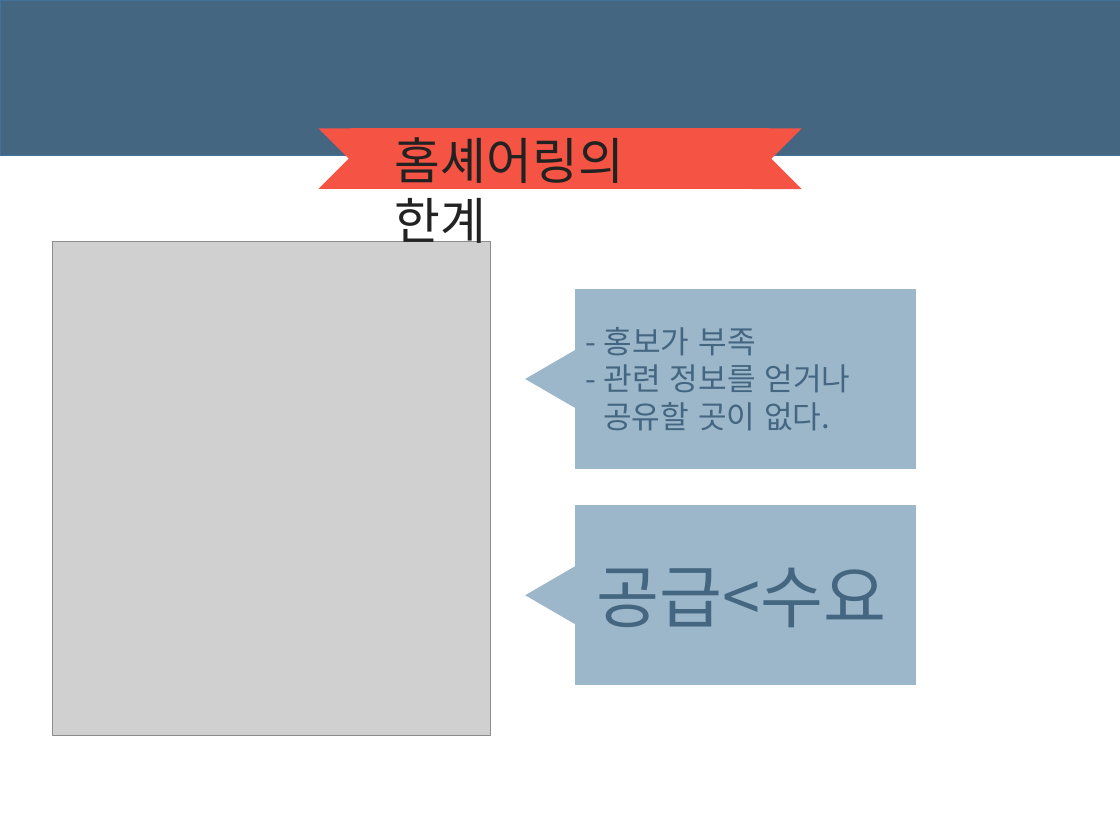
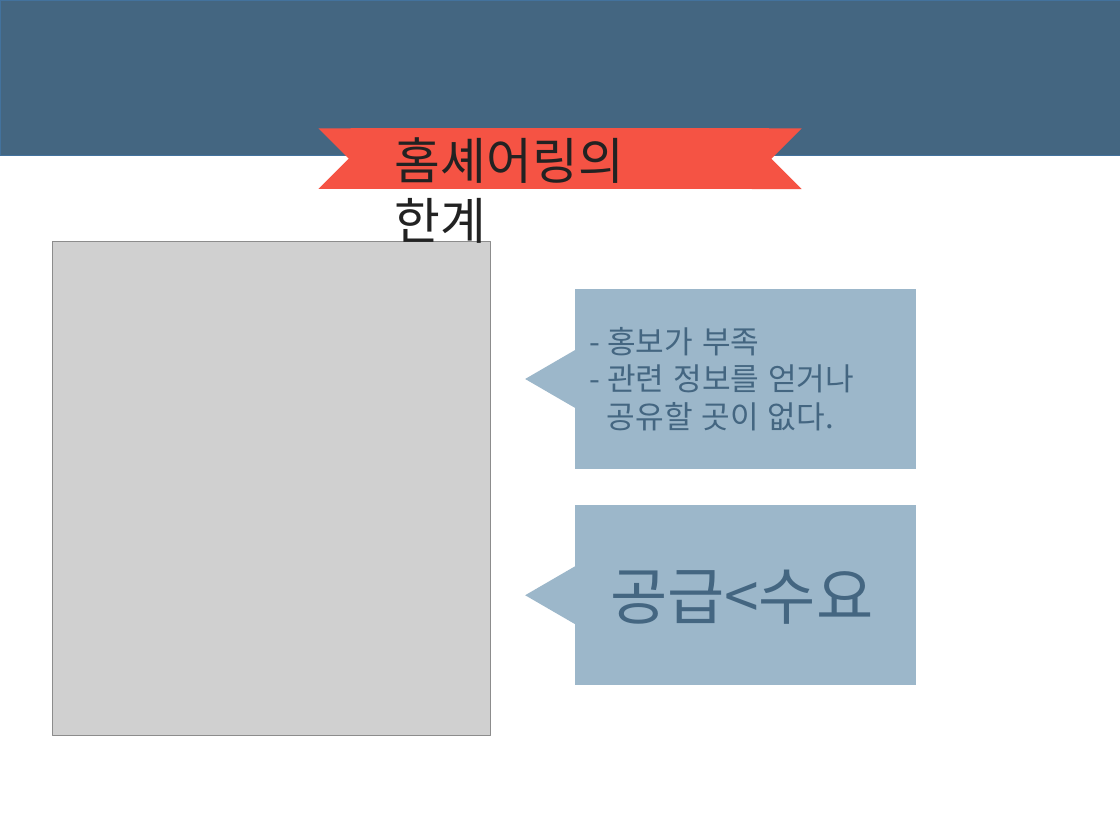
Before and after one commit to JeonHuiJae/FIX, a slide deck: slide 3 of FIX.pptx. Drawn at 1120x840 pixels with LibreOffice and Linux fonts; fonts in the diff are those of the drawing; grey boxes stand for pictures. Boxes give left, top, right and bottom in pixels: in the first picture for what was removed or moved away, otherwise in the second. Text is boxed around its words. In the diff, an @@ line names an element or a change of style, - is before the commit and + after.

```diff
--- a/FIX.pptx
+++ b/FIX.pptx
@@ text "- 홍보가 부족": place and size @@
-text "- 홍보가 부족" at <box>603,327,850,431</box>
+text "- 홍보가 부족" at <box>607,327,854,431</box>
@@ text "공급<수요" at <box>610,569,873,624</box>: size 44 to 40 pt @@
```
Also in this commit, not shown: 1 other slide changed, 3 slides added, 1 other file.
